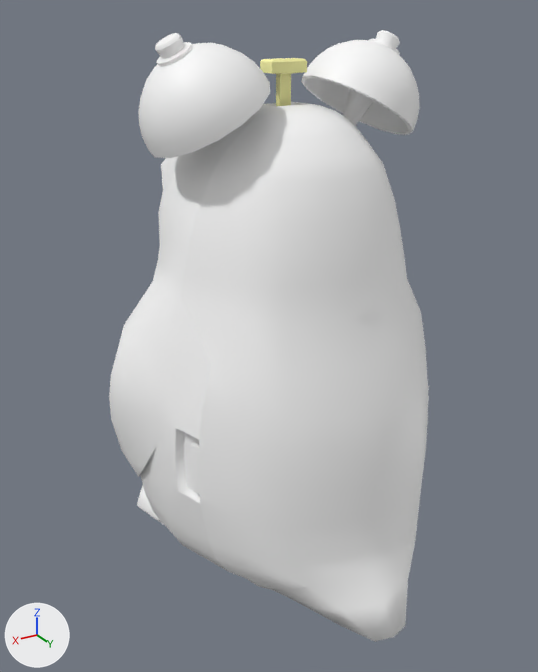
The FBX model Gremlins/Assets/Meshes/Penguin.fbx, before and after one commit.
Before and after are seen from a camera (50 mm lens) standing at (12.34, 19.55, 17.66) and looking at (0.68, 0.11, 7.94). Every picture has the same lights, and +X, +Y and +Z are marked at lower left. Where no turn or scale is listed for an object, it has been applied to the vertices.

Objects in the first picture: 'BackShell', 'BellModel', 'Body', 'Left_Ear', 'Right_Ear'.
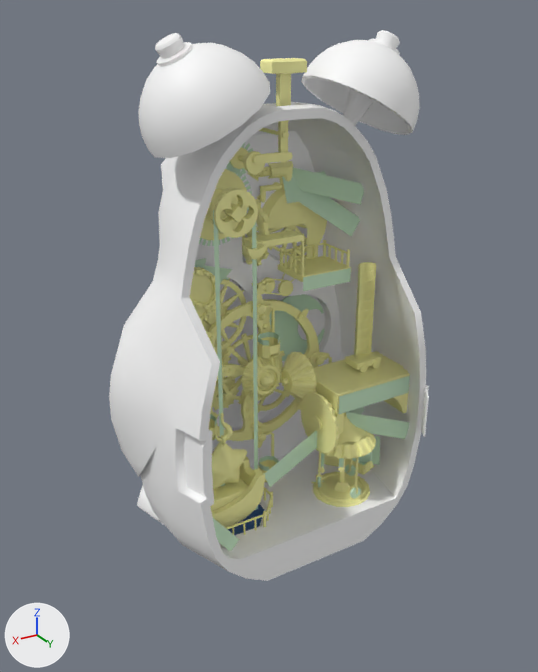
Where the change shows, as pixel boxes (x1, y1, x2, y2) in the pictures (538 x 672 px):
```json
{"object": "BackShell", "change": "hidden", "before": [181, 108, 428, 642]}
{"object": "Body", "change": "unchanged, uncovered by the edit", "before": [109, 102, 343, 570], "after": [109, 102, 426, 581]}
{"object": "Base.001", "change": "unchanged, uncovered by the edit", "after": [207, 299, 319, 441]}
{"object": "Platform", "change": "unchanged, uncovered by the edit", "after": [301, 351, 410, 434]}
{"object": "Gear51", "change": "unchanged, uncovered by the edit", "after": [206, 188, 258, 238]}
```

Scene script edits in JSON lines:
```json
{"op": "add", "block": "ob_backshell", "code": "ob_backshell.hide_viewport = True"}
```
